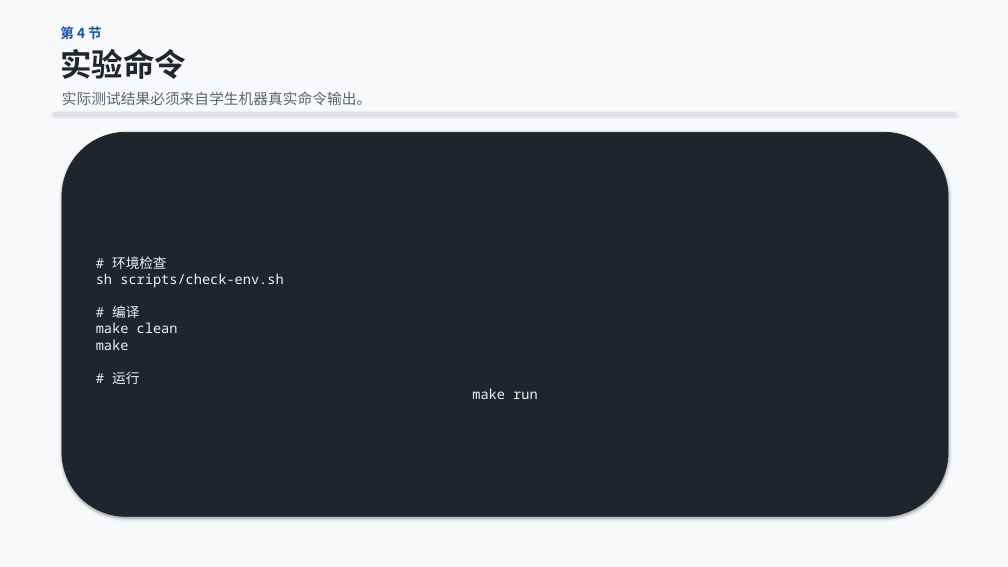
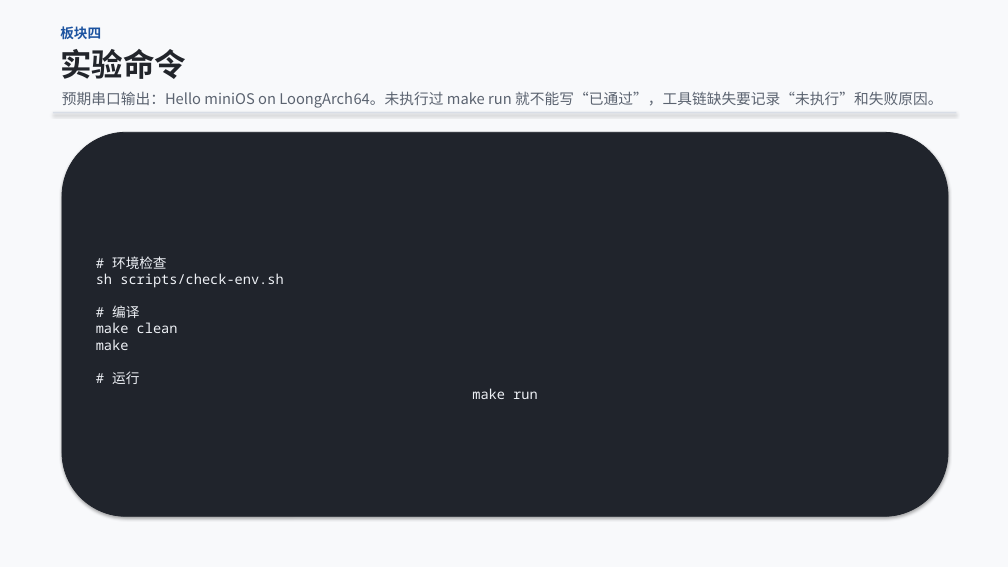
Before and after one commit to cxi218447-byte/miniOS, a slide deck: slide 19 of docs/week01/week01_qemu_hello_course.pptx (slide 26 before the commit). Drawn at 1008x567 pixels with LibreOffice and Linux fonts; fonts in the diff are those of the drawing. Boxes give left, top, right and bottom in pixels: in the first picture for what was removed or moved away, otherwise in the second. Text is boxed around its words. In the diff, an @@ line names an element or a change of style, - is before the commit and + after.

```diff
--- a/docs/week01/week01_qemu_hello_course.pptx
+++ b/docs/week01/week01_qemu_hello_course.pptx
@@ text at (60, 26, 101, 39): text changed @@
-第 4 节
+板块四
@@ text at (62, 91, 942, 108): text changed @@
-实际测试结果必须来自学生机器真实命令输出。
+预期串口输出：Hello miniOS on LoongArch64。未执行过 make run 就不能写“已通过”，工具链缺失要记录“未执行”和失败原因。
```
Also in this commit, not shown: 17 other slides changed, 3 slides added, 13 slides removed, 2 other files.
